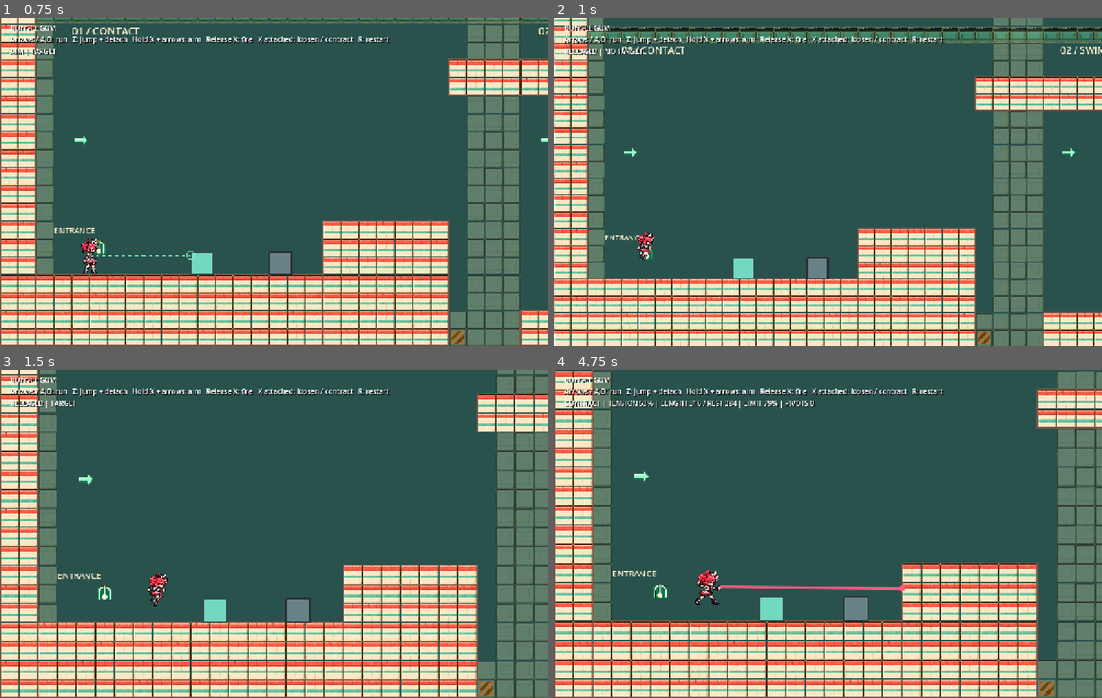
Above: before the commit, frames 1-4 (two rows, left to right).
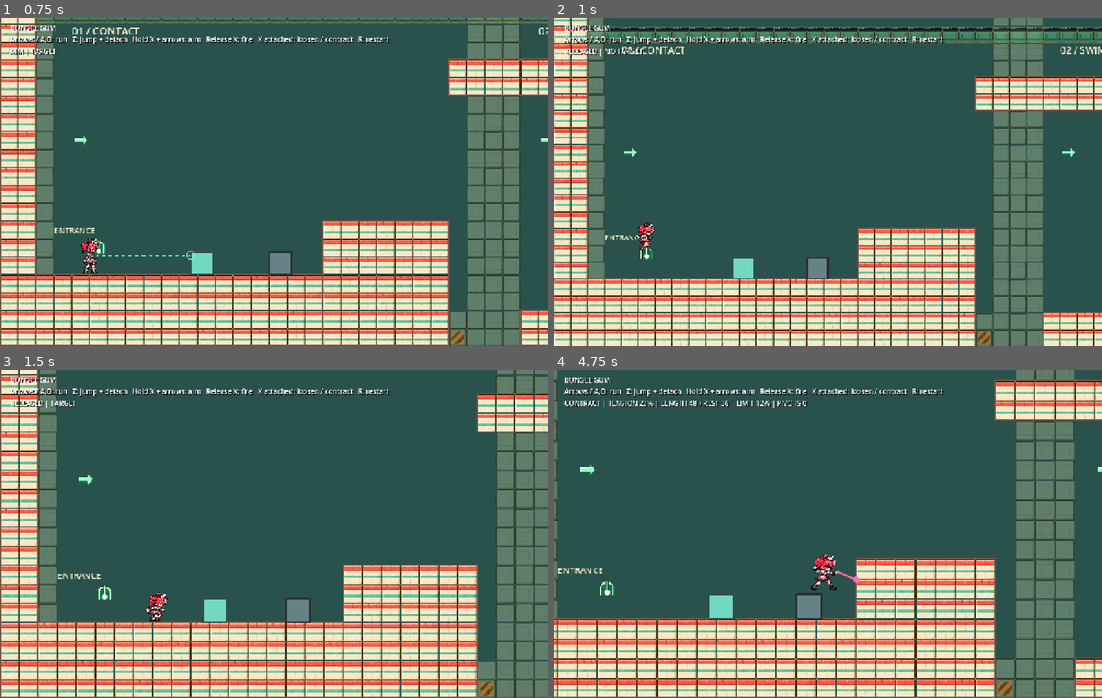
Above: after the commit, the same moments.

Repository: syun77/gd_bungee_gum
Game: Godot game, scene res://scenes/game.tscn
The game is run twice, just before and just after one commit, with the same random seed, the same clock (stepped at 60 frames per second) and the same inputs.
Inputs (mouse positions are in pixels of both pictures, inside the frame that each line leads up to):
- Up to frame 1 (0.75 s): tap Enter at 0.5 s; move the mouse to (394, 165) at 0.52 s; hold D (move_right) from 0.53 s (still down); hold X (gum_action) from 0.53 s (still down); click (394, 165) at 0.67 s
- Up to frame 2 (1 s): keep holding D (move_right); keep holding X (gum_action); tap Z (jump) at 0.77, 0.8 s
- Up to frame 3 (1.5 s): keep holding D (move_right); tap Z (jump) at 1.07, 1.35 s; move the mouse to (164, 550) at 1.27 s; release X (gum_action) at 1.28 s
- Up to frame 4 (4.75 s): tap Z (jump) at 1.52, 1.82, 3.02, 3.32, 4.52 s; tap X (gum_action) at 1.55, 3.05, 4.55 s; move the mouse to (882, 461) at 2.02 s; release D (move_right) at 2.03 s; hold A (move_left) 2.03-2.78 s; hold Z (jump) 2.03-2.78 s; tap Down (aim_down) at 2.1 s; move the mouse to (800, 599) at 2.77 s; hold D (move_right) 2.78-4.28 s; tap Left (aim_left) at 2.85 s; click (800, 599) at 2.92 s; move the mouse to (992, 583) at 3.52 s; hold Z (jump) 3.53-4.28 s; tap Right (aim_right) at 3.6 s; move the mouse to (663, 484) at 4.27 s; hold A (move_left) from 4.28 s (still down); tap Up (aim_up) at 4.35 s

Frame 1 is identical in both runs. In frame 2, 0.2% of the frame differs, in the area x 15-19%, y 62-74%; in frame 3, 0.4%; in frame 4, 39%, in the area x 0-100%, y 0-100%.

Commit message:
ジャンプできなくなる不具合を修正

Diff:
--- a/gd-bungee-gum/resources/game_settings.tres
+++ b/gd-bungee-gum/resources/game_settings.tres
@@ -5,6 +5,7 @@
 [resource]
 resource_name = "Game Settings"
 script = ExtResource("1")
+kick_speed = 350.0
 maximum_length = 400.0
 camera_hold_zoom = 1.2000000000000002
 camera_long_gum_zoom = 1.0
--- a/gd-bungee-gum/scripts/game_settings.gd
+++ b/gd-bungee-gum/scripts/game_settings.gd
@@ -11,6 +11,8 @@
 @export_range(0.0, 5000.0) var gravity := 1100.0
 ## Contact kick-off impulse expressed as speed (px/s).
 @export_range(0.0, 2000.0) var kick_speed := 260.0
+## Floor-departure kick grace (seconds); zero disables it.
+@export_range(0.0, 0.3, 0.01) var coyote_time := 0.1
 @export_range(0.01, 1000.0) var player_mass := 1.0
 
 @export_group("Gum Physics")
--- a/gd-bungee-gum/scripts/player.gd
+++ b/gd-bungee-gum/scripts/player.gd
@@ -12,6 +12,8 @@
 var external_velocity := Vector2.ZERO
 var control_velocity := Vector2.ZERO
 var kick_available := true
+var coyote_remaining := 0.0
+var coyote_normal := Vector2.UP
 var landing_time := 0.0
 var gum: Node2D
 var fire_time := 0.0
@@ -61,7 +63,15 @@
 	# 接触判定は直前の move_and_slide() の結果。今回の移動後に更新される。
 	var grounded := is_on_floor()
 	var touching := grounded or is_on_wall() or is_on_ceiling()
-	if not touching:
+	if grounded:
+		coyote_remaining = settings.coyote_time
+		coyote_normal = get_floor_normal()
+	else:
+		coyote_remaining = maxf(minf(coyote_remaining, settings.coyote_time) - delta, 0.0)
+	# Floor contact restores a kick even when wall contact never broke.
+	if grounded or not touching:
+		if not kick_available:
+			_log_jump_state("REARMED")
 		kick_available = true
 	# project.godot の物理キー割り当てを使用。A／左矢印=-1、D／右矢印=+1。
 	var direction := 0.0 if aiming else Input.get_axis("move_left", "move_right")
@@ -70,10 +80,16 @@
 	var removed_control_y := control_velocity.y
 	control_velocity = Vector2(move_toward(control_velocity.x, direction * settings.run_speed, acceleration * delta), 0.0)
 	external_velocity.y += settings.gravity * delta
-	if jump_requested and touching and kick_available:
-		var normal := get_floor_normal() if grounded else (get_wall_normal() if is_on_wall() else Vector2.DOWN)
+	var coyote_kick := not touching and coyote_remaining > 0.0
+	var can_kick := kick_available and (touching or coyote_kick)
+	if jump_requested:
+		var result := ("ACCEPTED_COYOTE" if coyote_kick else "ACCEPTED") if can_kick else ("REJECTED_NO_CONTACT" if not touching else "REJECTED_NOT_REARMED")
+		_log_jump_state(result)
+	if jump_requested and can_kick:
+		var normal := coyote_normal if coyote_kick else (get_floor_normal() if grounded else (get_wall_normal() if is_on_wall() else Vector2.DOWN))
 		external_velocity += normal * settings.kick_speed
 		kick_available = false
+		coyote_remaining = 0.0
 	# 外部速度は空中で保持し、接地後に床面方向の摩擦で減速する。
 	velocity = control_velocity + external_velocity
 	var incoming_velocity := velocity
@@ -97,7 +113,21 @@
 	landing_time = maxf(landing_time - delta, 0.0)
 	fire_time = maxf(fire_time - delta, 0.0)
 	_update_animation(direction)
+	if jump_requested:
+		_log_jump_state("AFTER_MOVE", incoming_velocity)
 	_log_landing_state(grounded, incoming_velocity, removed_control_y)
+
+func _log_jump_state(event: String, incoming := Vector2.ZERO) -> void:
+	if not settings.jump_diagnostics:
+		return
+	var normals: Array[Vector2] = []
+	for index in get_slide_collision_count():
+		normals.append(get_slide_collision(index).get_normal())
+	var attached: bool = is_instance_valid(gum) and gum.connected()
+	print("[JumpDiagnostic] %s tick=%d feet=%s floor=%s wall=%s ceiling=%s available=%s z_held=%s x_held=%s control=%s external=%s incoming=%s normals=%s gum=%s coyote=%.3f" % [
+		event, Engine.get_physics_frames(), global_position, is_on_floor(), is_on_wall(), is_on_ceiling(),
+		kick_available, Input.is_action_pressed("jump"), Input.is_action_pressed("gum_action"),
+		control_velocity, external_velocity, incoming, normals, attached, coyote_remaining])
 
 func _apply_ground_friction(delta: float) -> void:
 	if not is_on_floor():
--- a/gd-bungee-gum/tools/verify_player.gd
+++ b/gd-bungee-gum/tools/verify_player.gd
@@ -88,6 +88,8 @@
 	await ticks(25)
 	assert(player.position.x >= 73.0)
 	assert(absf(player.external_velocity.x) < 0.1, "Wall must clear inward external momentum")
+	await verify_coyote_time(game)
+	await verify_wall_landing_jump(game)
 	await verify_corner_landing(game)
 	print("PASS: physical A/D/arrow bindings and PageUp exclusion, spawn, floor alignment, idle/run/jump/landing, no air jump, wall momentum cleanup, ground friction and retained air momentum")
 	quit()
@@ -126,3 +128,87 @@
 		assert(player.sprite.animation == &"idle" and player.landing_time == 0.0)
 	recovery.queue_free()
 	print("PASS: high-speed corner landing in both directions, horizontal intent and stable grounded idle")
+
+func verify_wall_landing_jump(game: Node2D) -> void:
+	game.set_physics_process(false)
+	var player = game.get_node("Player")
+	player.position = Vector2(74, 640)
+	player.control_velocity = Vector2.ZERO
+	player.external_velocity = Vector2.ZERO
+	Input.action_press("move_left")
+	for tick in 8:
+		await physics_frame
+		player.simulate(1.0 / 60.0)
+	assert(player.is_on_floor() and player.is_on_wall())
+	for attempt in 3:
+		await physics_frame
+		player.simulate(1.0 / 60.0, false, true)
+		assert(not player.is_on_floor() and player.external_velocity.y < -100.0,
+			"Each floor jump must work after landing against a wall")
+		assert(player.is_on_wall(), "Reproduction must retain wall contact at takeoff")
+		var landed := false
+		for tick in 120:
+			await physics_frame
+			player.simulate(1.0 / 60.0)
+			assert(player.is_on_floor() or player.is_on_wall() or player.is_on_ceiling(),
+				"Reproduction must never have a fully non-contact tick")
+			if player.is_on_floor():
+				landed = true
+				break
+		assert(landed, "Wall jump must land before next attempt")
+	Input.action_release("move_left")
+	print("PASS: three floor jumps with continuous wall contact through landing")
+
+func verify_coyote_time(game: Node2D) -> void:
+	game.set_physics_process(false)
+	var player = game.get_node("Player")
+	var platform := StaticBody2D.new()
+	var collider := CollisionShape2D.new()
+	var shape := RectangleShape2D.new()
+	shape.size = Vector2(96, 40)
+	collider.shape = shape
+	platform.position = Vector2(10000, 660)
+	platform.add_child(collider)
+	game.add_child(platform)
+	var original_grace: float = game.settings.coyote_time
+	for scenario in ["within", "expired", "disabled", "consumed"]:
+		game.settings.coyote_time = 0.0 if scenario == "disabled" else 0.1
+		player.position = Vector2(10000, 630)
+		player.control_velocity = Vector2.ZERO
+		player.external_velocity = Vector2.ZERO
+		for tick in 12:
+			await physics_frame
+			player.simulate(1.0 / 60.0)
+		assert(player.is_on_floor(), "Coyote fixture must start on real floor")
+		if scenario == "consumed":
+			await physics_frame
+			player.simulate(1.0 / 60.0, false, true)
+			assert(not player.is_on_floor())
+		else:
+			Input.action_press("move_right")
+			for tick in 60:
+				await physics_frame
+				player.simulate(1.0 / 60.0)
+				if not player.is_on_floor():
+					break
+			Input.action_release("move_right")
+			assert(not player.is_on_floor(), "Must walk off platform")
+		for tick in (10 if scenario == "expired" else 2):
+			await physics_frame
+			player.simulate(1.0 / 60.0)
+		var before: Vector2 = player.external_velocity
+		await physics_frame
+		player.simulate(1.0 / 60.0, false, true)
+		var expected := before + Vector2(0, game.settings.gravity / 60.0)
+		if scenario == "within":
+			expected += player.coyote_normal * game.settings.kick_speed
+		assert(player.external_velocity.is_equal_approx(expected), "Coyote impulse eligibility: " + scenario)
+		assert(player.coyote_remaining == 0.0, "Grace must be consumed or expired")
+		# Repeated airborne requests cannot use the same grace twice.
+		before = player.external_velocity
+		await physics_frame
+		player.simulate(1.0 / 60.0, false, true)
+		assert(player.external_velocity.is_equal_approx(before + Vector2(0, game.settings.gravity / 60.0)))
+	game.settings.coyote_time = original_grace
+	platform.queue_free()
+	print("PASS: real walk-off coyote kick, expiry, disabled grace, consumed floor kick and no repeated air impulse")
Not shown, changed: AGENTS.md
Not shown, changed: WORKLOG.md
Not shown, changed: specs/bungee-gum-prototype.md
Not shown, changed: specs/game-direction.md
Not shown, changed: specs/game-settings.md
Not shown, changed: specs/godot-implementation-plan.md
Not shown, changed: specs/keyboard-controls.md
Not shown, changed: specs/player-controller.md
Not shown, changed: specs/stage-action-concept.md
